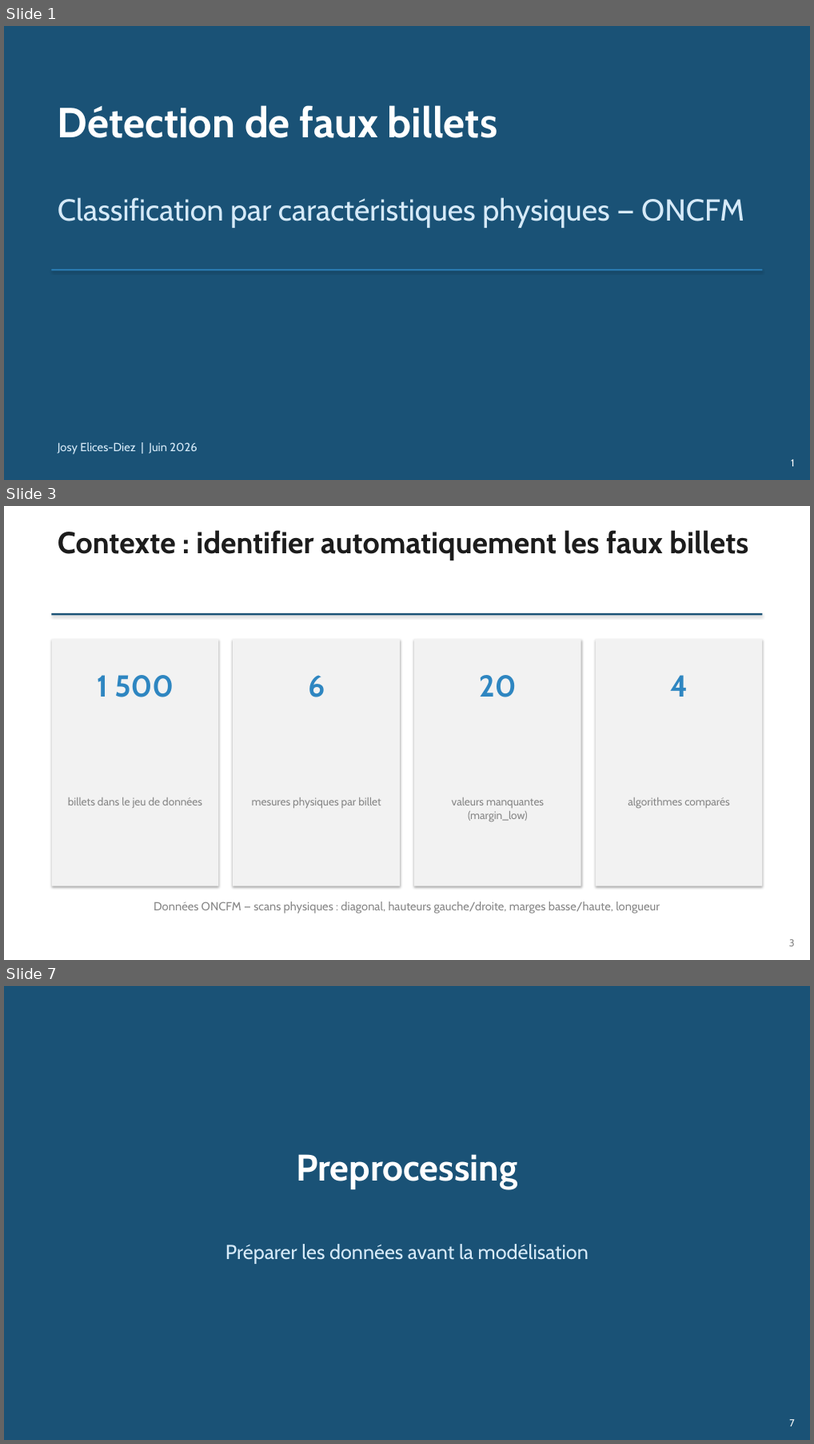
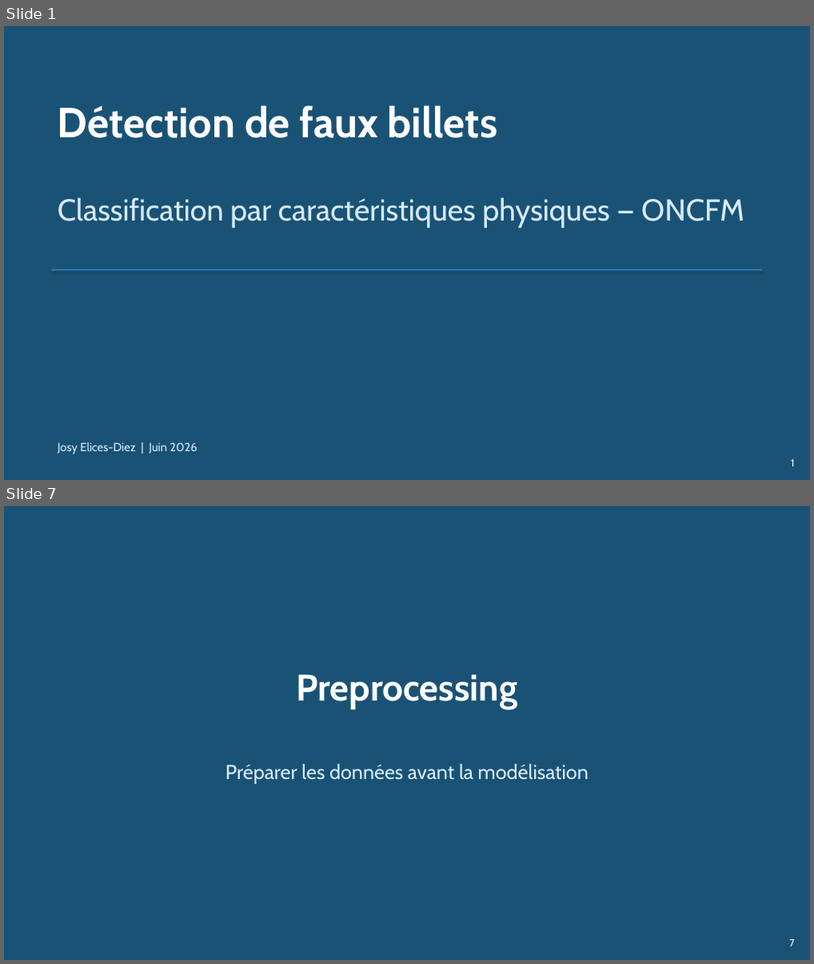
Before and after one commit to Elicesjo/PROJET-11-, a slide deck: Elices-Diez_Josy_3_Support_presentation_062026.pptx. Shown one above the other, each under a label of ours: slides 1, 3 and 7 before the commit, slides 1 and 7 after it; the slides between them are not shown. The pictures are 814x1444 and 814x964 pixels, drawn with LibreOffice and Linux fonts; fonts in the diff are those of the drawing. Boxes give left, top, right and bottom in pixels: in the first picture for what was removed or moved away, otherwise in the second. Text is boxed around its words. In the diff, an @@ line names an element or a change of style, - is before the commit and + after.

Commit message:
Finalise projet détection de faux billets : notebook, script, présentation

```diff
--- a/Elices-Diez_Josy_3_Support_presentation_062026.pptx
+++ b/Elices-Diez_Josy_3_Support_presentation_062026.pptx
@@ slide 3 removed at box(4, 506, 810, 960), background #FFFFFF @@
@@ text removed at box(58, 530, 749, 560) @@
-Contexte : identifier automatiquement les faux billets
@@ rectangle removed at box(52, 613, 763, 615) @@
@@ rectangle removed at box(52, 639, 218, 886) @@
@@ rectangle removed at box(234, 639, 400, 886) @@
@@ rectangle removed at box(414, 639, 582, 886) @@
@@ rectangle removed at box(596, 639, 762, 886) @@
@@ text removed at box(97, 675, 174, 697) @@
-1 500
@@ text removed at box(308, 675, 325, 697) @@
-6
@@ text removed at box(479, 675, 517, 697) @@
-20
@@ text removed at box(670, 675, 688, 696) @@
-4
@@ text removed at box(68, 797, 202, 808) @@
-billets dans le jeu de données
@@ text removed at box(252, 797, 381, 808) @@
-mesures physiques par billet
@@ text removed at box(452, 797, 544, 822) @@
-valeurs manquantes (margin_low)
@@ text removed at box(628, 797, 730, 808) @@
-algorithmes comparés
@@ text removed at box(154, 901, 660, 913) @@
-Données ONCFM — scans physiques : diagonal, hauteurs gauche/droite, marges basse/haute, longueur
@@ text removed at box(790, 939, 795, 946) @@
-3
```
Also in this commit, not shown: 13 slides changed, 4 slides added, 1 other slide removed, 18 other files.
